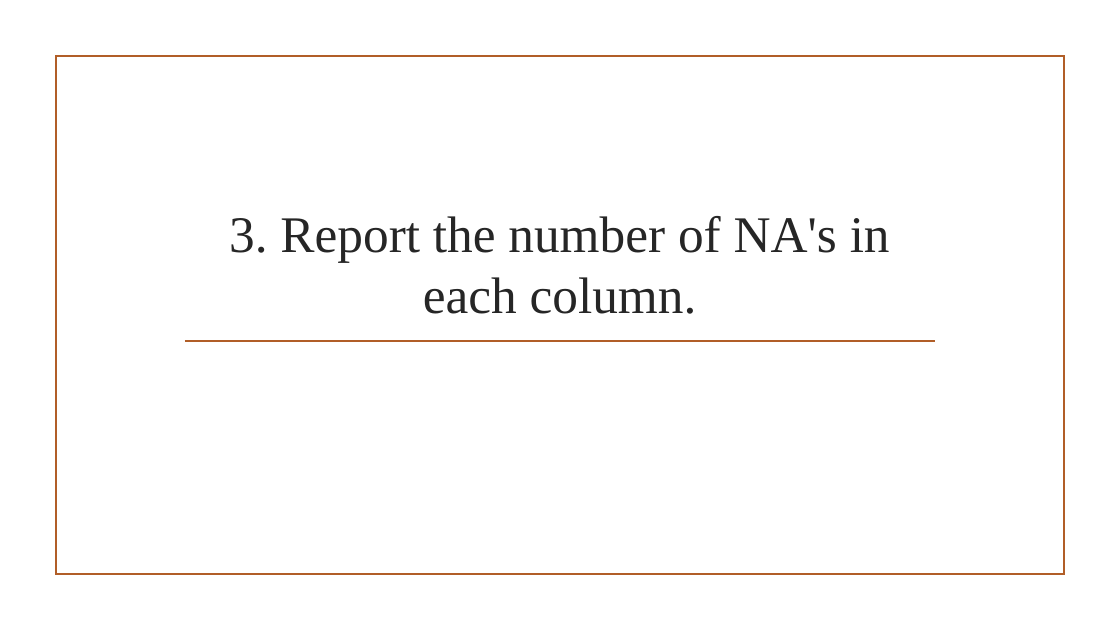
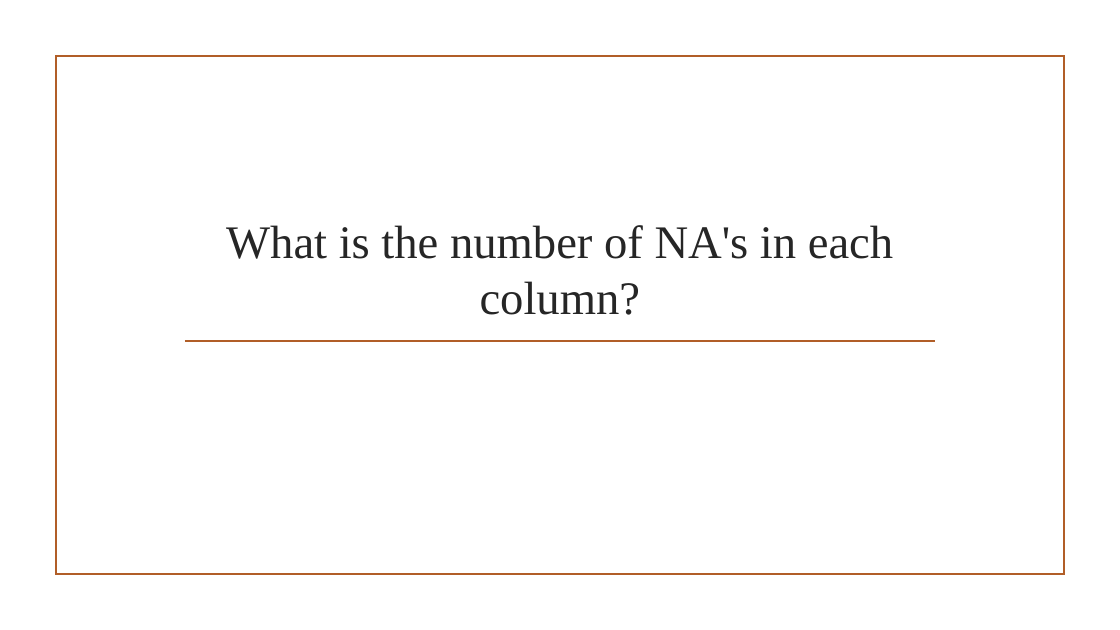
Before and after one commit to daveknockwin/MSDSCaseStudy1, a slide deck: slide 9 of The Pursuit of Hoppiness.pptx (slide 8 before the commit). Drawn at 1120x630 pixels with LibreOffice and Linux fonts; fonts in the diff are those of the drawing; background and template pictures are left out. Boxes give left, top, right and bottom in pixels: in the first picture for what was removed or moved away, otherwise in the second. Text is boxed around its words. In the diff, an @@ line names an element or a change of style, - is before the commit and + after.

```diff
--- a/The Pursuit of Hoppiness.pptx
+++ b/The Pursuit of Hoppiness.pptx
@@ title at (x1=226, y1=225, x2=893, y2=315): text changed; size 44 to 40 pt @@
-3. Report the number of NA's in each column.
+What is the number of NA's in each column?
```
Also in this commit, not shown: 16 other slides changed, 8 slides added, 3 slides removed.
